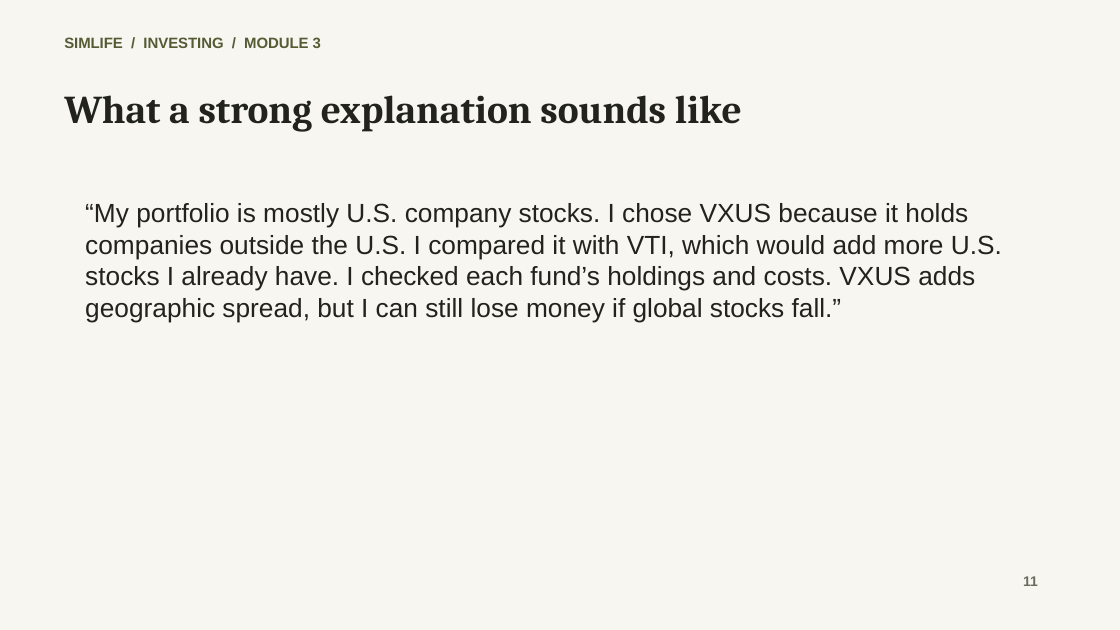
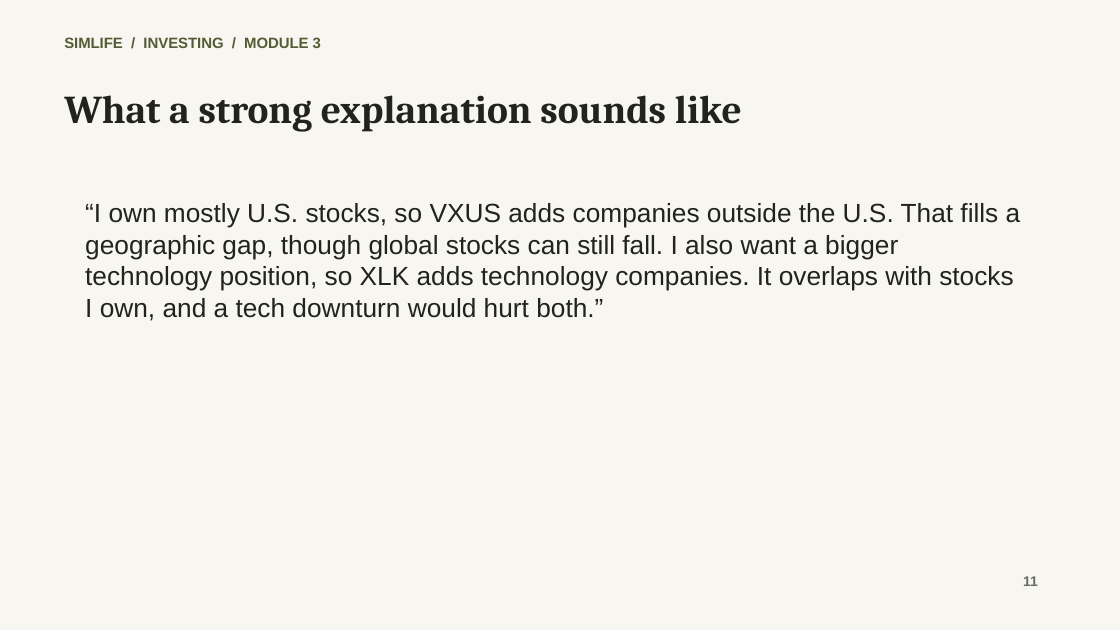
Before and after one commit to JML999/simlife-classroom, a slide deck: slide 11 of docs/module3-etfs/output/Module_3_ETFs_Lesson.pptx. Drawn at 1120x630 pixels with LibreOffice and Linux fonts; fonts in the diff are those of the drawing. Boxes give left, top, right and bottom in pixels: in the first picture for what was removed or moved away, otherwise in the second. Text is boxed around its words. In the diff, an @@ line names an element or a change of style, - is before the commit and + after.

Commit message:
Make Module 3 a two-ETF portfolio mission

```diff
--- a/docs/module3-etfs/output/Module_3_ETFs_Lesson.pptx
+++ b/docs/module3-etfs/output/Module_3_ETFs_Lesson.pptx
@@ text at [85,203,1021,321]: text changed @@
-“My portfolio is mostly U.S. company stocks. I chose VXUS because it holds companies outside the U.S. I compared it with VTI, which would add more U.S. stocks I already have. I checked each fund’s holdings and costs. VXUS adds geographic spread, but I can still lose money if global stocks fall.”
+“I own mostly U.S. stocks, so VXUS adds companies outside the U.S. That fills a geographic gap, though global stocks can still fall. I also want a bigger technology position, so XLK adds technology companies. It overlaps with stocks I own, and a tech downturn would hurt both.”
```
Also in this commit, not shown: 4 other slides changed, 8 other files.
